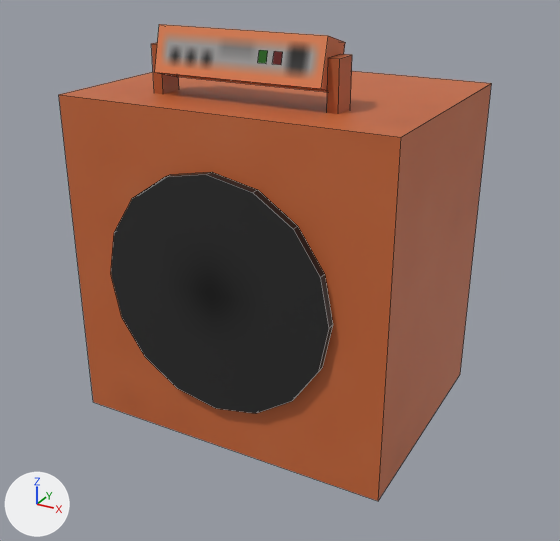
Renders of the Blender file src/main/resources/assets/eln/model/FuelHeater/FuelHeater.blend from each side of a commit.
One viewpoint serves both versions: a 50 mm lens placed at (0.86, -1.378, 0.633), pointed at (0.021, 0.149, -0.131). The axes (+X, +Y, +Z) are drawn at lower left. The lights are the same throughout. Mesh edges are drawn as thin lines.

The scene before the commit, as lines of its bpy script (objects in view):
```python
me_main = bpy.data.meshes.new('Main')
me_main.from_pydata(...)  # 68 vertices, 46 faces; spans x -0.8..0.8, y -0.24..1.0, z -1.0..0.9
me_main.materials.append(mat_fuelheater)  # picture img_fuelheater
ob_main = bpy.data.objects.new('Main', me_main)
ob_main.location = (0.0, 0.0, 0.0)
ob_main.scale = (0.5, 0.5, 0.5)
```
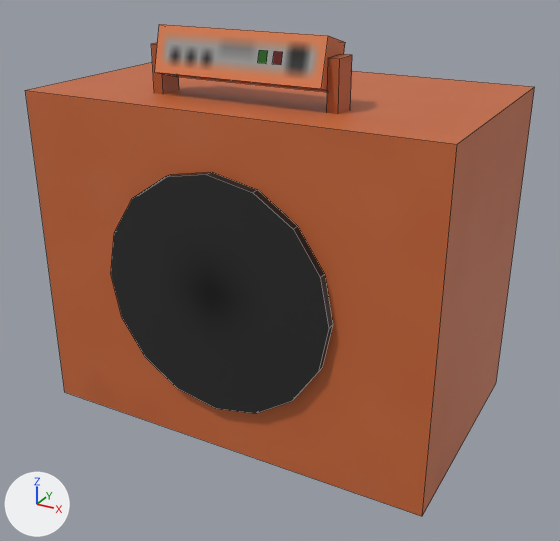
Commit message: Improved fuel heat furnace model

What differs and where, as boxes [x1, y1, x2, y2] in the pictures (560 x 541 px; the box of a moved part takes in the faces that stretch with it):
'Main', reshaped (18% wider): before [59, 24, 492, 501]; after [25, 24, 535, 516]
part 1 of me_main, moved or reshaped: before [59, 72, 492, 501]; after [25, 62, 535, 516]

Patch to the scene script:
```diff
--- a/src/main/resources/assets/eln/model/FuelHeater/FuelHeater.blend.py
+++ b/src/main/resources/assets/eln/model/FuelHeater/FuelHeater.blend.py
@@ me_main @@
 me_main.from_pydata(...)  # 68 vertices, 46 faces; spans x -0.8..0.8, y -0.24..1.0, z -1.0..0.9
 # used by ob_main; location = (0.0, 0.0, 0.0); scale = (0.5, 0.5, 0.5)
+# me_main part 1: the loose piece of 8 vertices spanning x -0.8..0.8, y -0.2..1.0, z -1.0..0.6 is scaled about its middle by (1.25, 1, 1)
 me_main.materials.append(mat_fuelheater)
```
